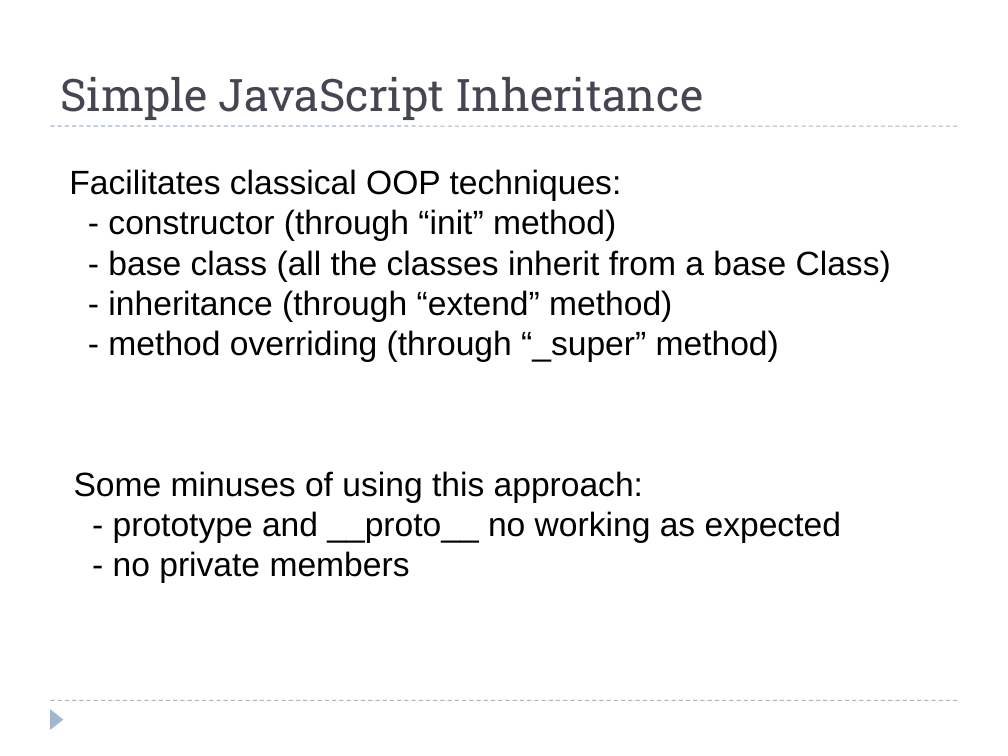
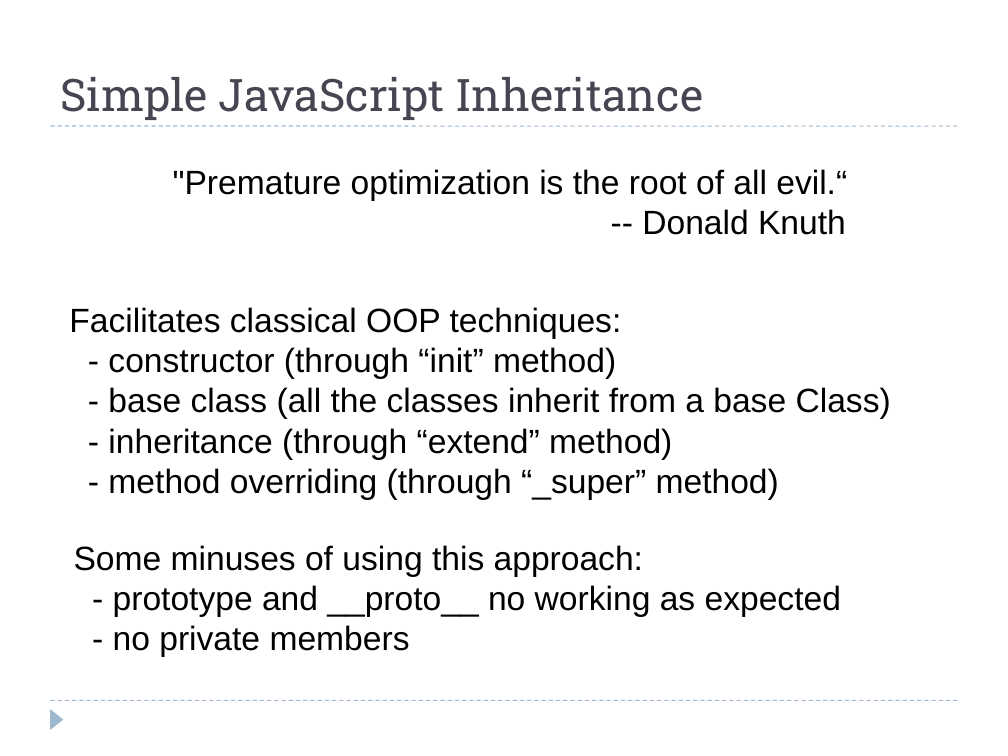
Before and after one commit to cosminnicula/OOJS, a slide deck: slide 46 of Presentation/HTML5 – Object Oriented JavaScript.ppt (slide 44 before the commit). Drawn at 1008x756 pixels with LibreOffice and Linux fonts; fonts in the diff are those of the drawing. Boxes give left, top, right and bottom in pixels: in the first picture for what was removed or moved away, otherwise in the second. Text is boxed around its words. In the diff, an @@ line names an element or a change of style, - is before the commit and + after.

```diff
--- a/Presentation/HTML5 – Object Oriented JavaScript.ppt
+++ b/Presentation/HTML5 – Object Oriented JavaScript.ppt
@@ text added at (173, 169, 847, 235), 24 pt, text #000000 @@
+"Premature optimization is the root of all evil.“
+-- Donald Knuth
@@ text "Facilitates classical OOP techniques:": place and size @@
-text "Facilitates classical OOP techniques:" at (69, 169, 891, 362)
+text "Facilitates classical OOP techniques:" at (69, 307, 891, 500)
@@ text "Some minuses of using this ...": place and size @@
-text "Some minuses of using this ..." at (74, 471, 841, 583)
+text "Some minuses of using this ..." at (74, 545, 841, 657)
```
Also in this commit, not shown: 9 other slides changed, 4 slides added, 1 slide removed, 9 other files.
